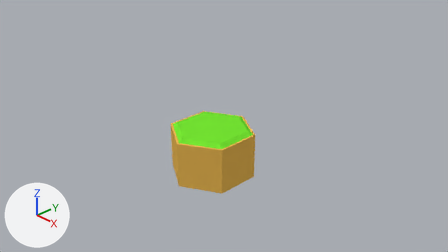
A saved change to the Blender file ProjectLaggarus/Assets/models/NewGex.blend.
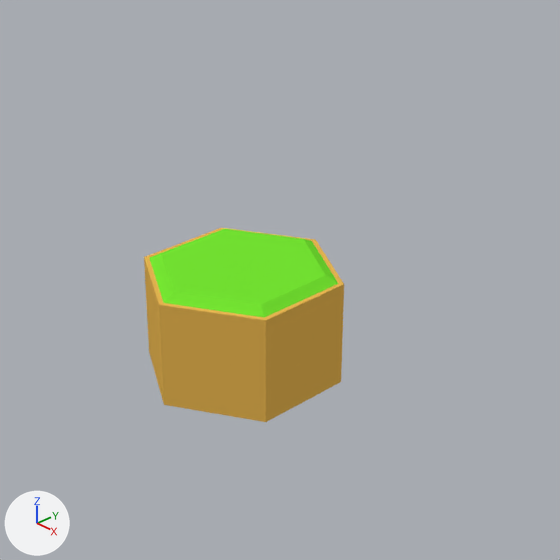
Old and new are each drawn from the file's camera 'Camera' and again close up on the part from 24% to 77% of the width and 6% to 100% of the height. The lights are fixed; the arrows at lower left show +X, +Y and +Z.
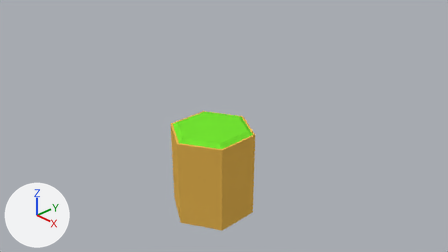
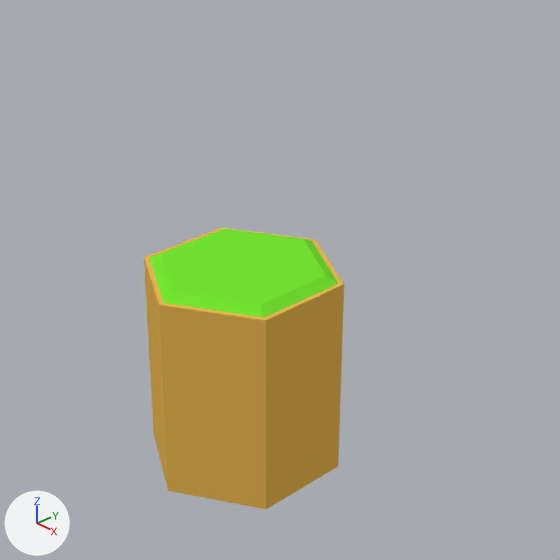
Changed parts and their boxes (x1, y1, x2, y2) in the close-ups (560 x 560 px):
'Circle', reshaped (45% taller): before (144, 228, 344, 422); after (144, 228, 344, 509)
part 1 of me_circle, built on: after (149, 353, 341, 509)

The edits, one by one:
me_circle is used by ob_circle; location (0.15, 0.03, 0.36).
me_circle had 24 vertices, 21 faces and spanned x -0.87..0.87, y -1.0..1.0, z -1.05..0.09.
me_circle now has 34 vertices, 31 faces and spans x -0.87..0.87, y -1.0..1.0, z -2.05..0.09.
Part 1, on me_circle:
3 faces are deleted.
10 new vertices lie (0.0, 0.0, -1.0) away from vertices in x -0.87..0.87, y -1.0..1.0, z -1.05.
13 new faces join them, mat_ground (orange #e7b552).
